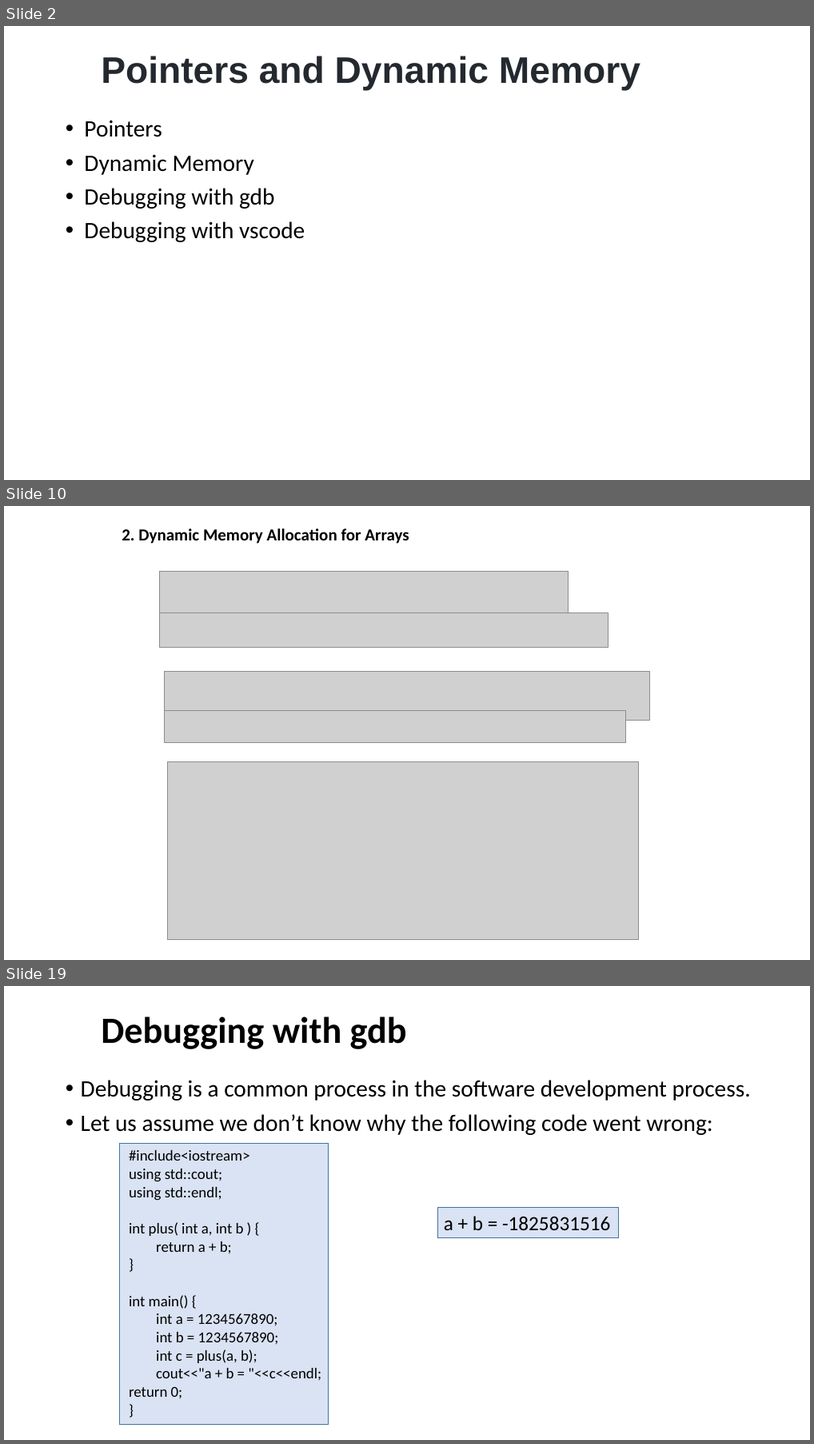
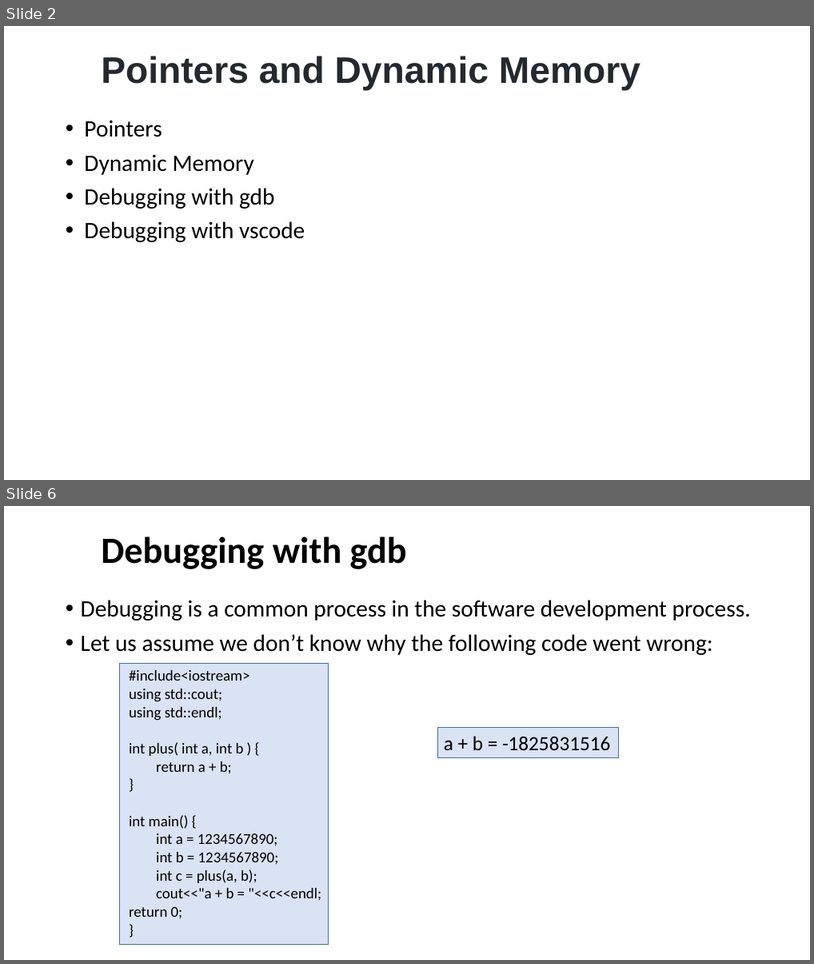
Before and after one commit to dayekuaipao/CPPLearning, a slide deck: week05/Lab05.pptx. Shown one above the other, each under a label of ours: slides 2, 10 and 19 before the commit, slides 2 and 6 after it; the slides between them are not shown. The pictures are 814x1444 and 814x964 pixels, drawn with LibreOffice and Linux fonts; fonts in the diff are those of the drawing; grey boxes stand for pictures; background and template pictures are left out. Boxes give left, top, right and bottom in pixels: in the first picture for what was removed or moved away, otherwise in the second. Text is boxed around its words. In the diff, an @@ line names an element or a change of style, - is before the commit and + after.

```diff
--- a/week05/Lab05.pptx
+++ b/week05/Lab05.pptx
@@ slide 10 removed at <box>4,506,810,960</box>, background #FFFFFF @@
@@ text removed at <box>122,528,409,544</box> @@
-  2. Dynamic Memory Allocation for Arrays
@@ picture removed at <box>159,571,569,612</box> @@
@@ picture removed at <box>159,613,608,648</box> @@
@@ picture removed at <box>165,671,650,720</box> @@
@@ picture removed at <box>164,711,626,743</box> @@
@@ picture removed at <box>167,761,638,939</box> @@
@@ what was slide 19 is now slide 6 @@
```
Also in this commit, not shown: 3 slides changed, 2 slides added, 14 other slides removed.
